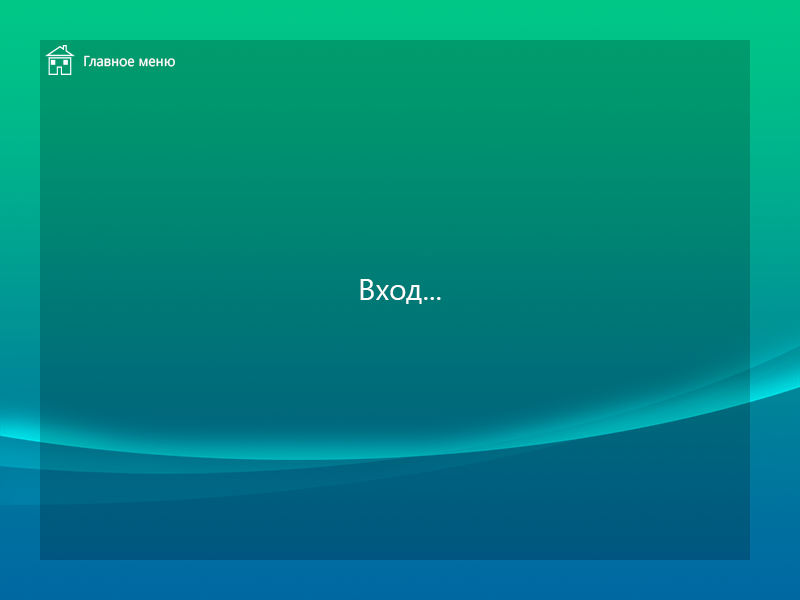
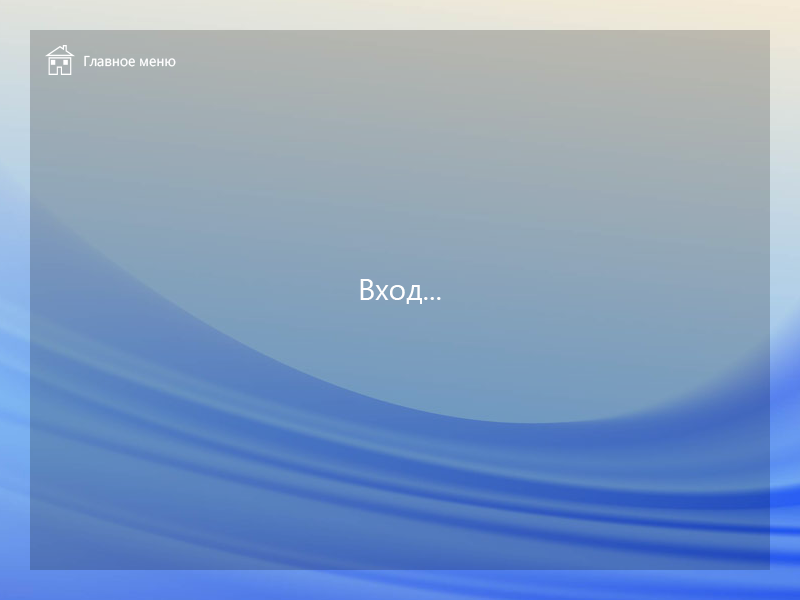
Layers edited between the first and the second 800x600 image:
painted on "Главное меню" over (x1=88, y1=58, x2=176, y2=67)
painted on "Вход..." over (x1=375, y1=285, x2=422, y2=304)
showed "Work Panel Rasterized" over (x1=0, y1=0, x2=800, y2=600)
